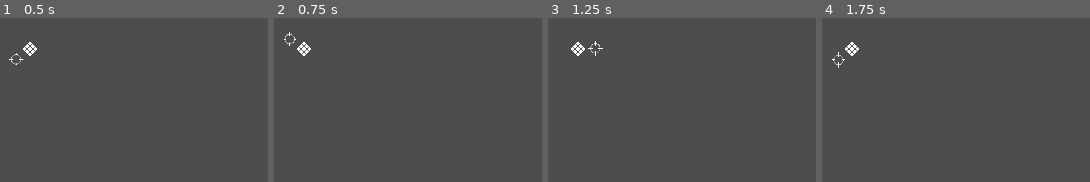
Above: before the commit, frames 1-4 (left to right).
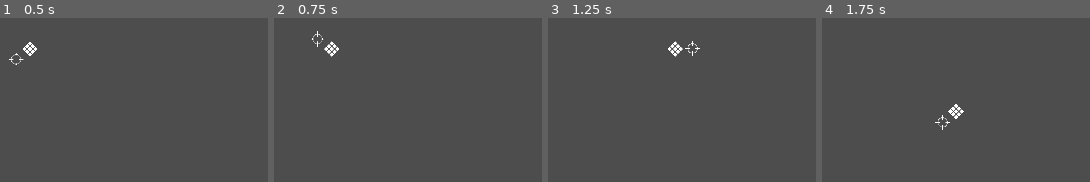
Above: after the commit, the same moments.

Repository: sebszczec/Bambo
Game: Godot game, scene res://scenes/world.tscn
The game is run twice, just before and just after one commit, with the same random seed, the same clock (stepped at 60 frames per second) and the same inputs.
Inputs:
- Up to frame 1 (0.5 s): no input
- Up to frame 2 (0.75 s): hold Right (ui_right) from 0.53 s (still down)
- Up to frame 3 (1.25 s): keep holding Right (ui_right)
- Up to frame 4 (1.75 s): release Right (ui_right) at 1.28 s; hold Down (ui_down) from 1.28 s (still down)

Frame 1 is identical in both runs. In frame 2, 0.6% of the frame differs, in the area x 3-25%, y 7-24%; in frame 3, 0.6%, in the area x 8-57%, y 14-24%; in frame 4, 0.6%.

Commit message:
player movement added

Diff:
--- a/scripts/Player.gd
+++ b/scripts/Player.gd
@@ -2,12 +2,22 @@
 
 @onready var satelite = $Satelite
 
+@export var PlayerVelocity = 200
 @export var SateliteRotationSpeed = 5
 @export var SateliteRadius = 25
+
 var angle = 0
+var direction = Vector2(0, 0)
 
 func _physics_process(delta):
 	calculateSatelitePosition(delta)
+
+	direction.x = Input.get_axis("ui_left", "ui_right")
+	direction.y = Input.get_axis("ui_up", "ui_down")
+
+	velocity = direction.normalized() * PlayerVelocity
+
+	move_and_slide()
 
 
 func calculateSatelitePosition(delta):
